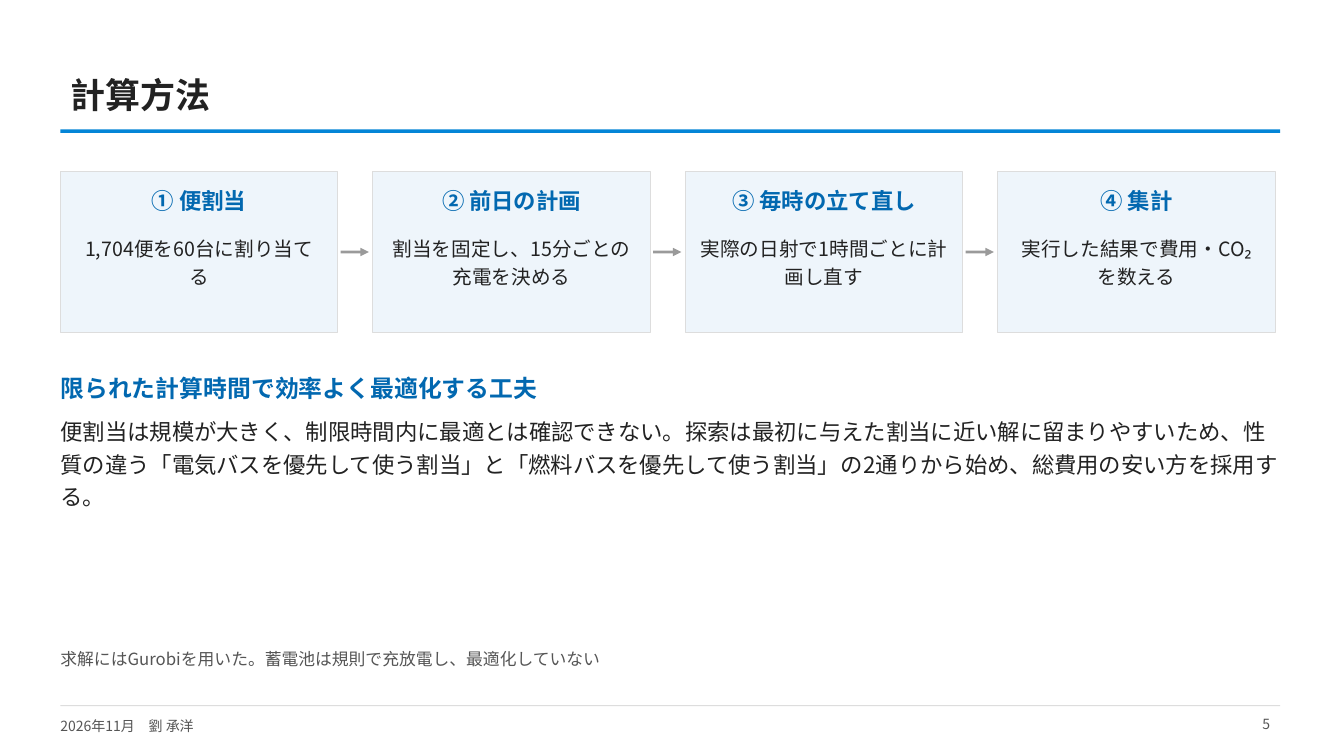
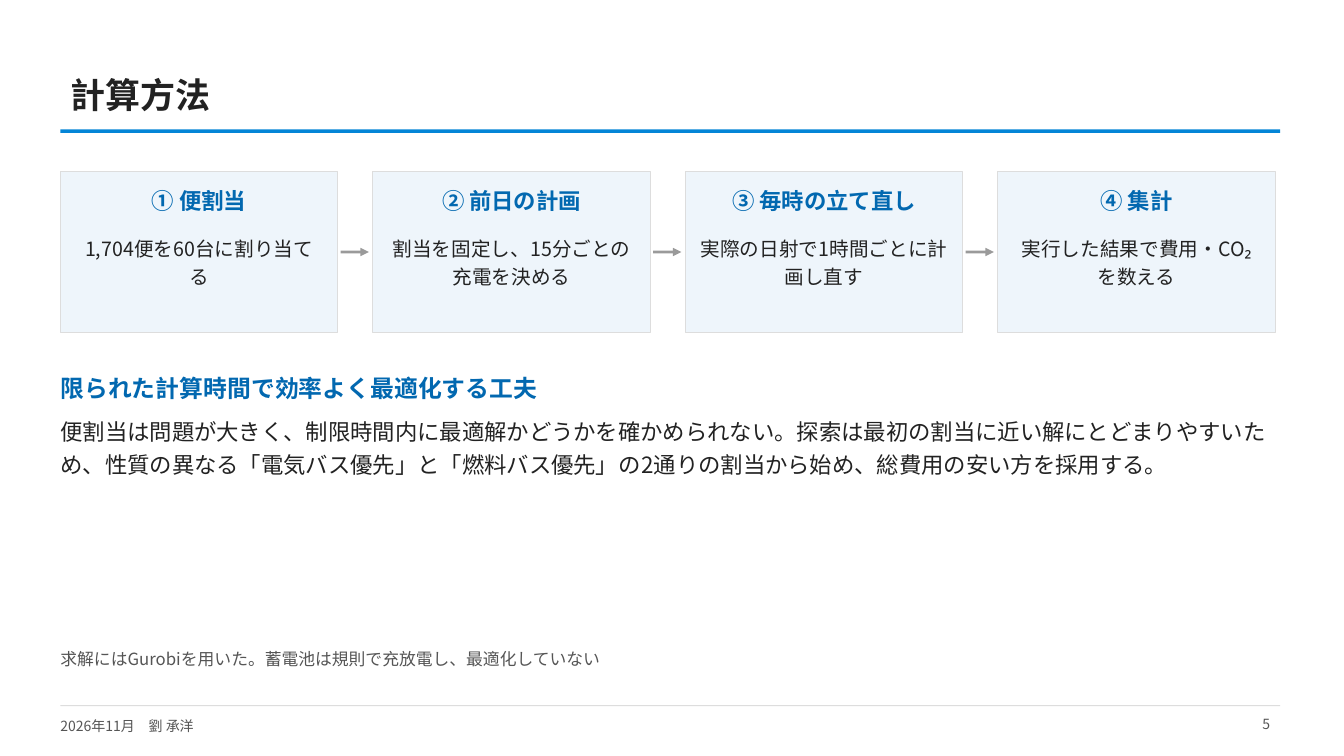
Before and after one commit to CYLIU2003/master-course, a slide deck: slide 5 of outcome/2026-11-16_nishiyama_consult/西山先生へのご相談_最新結果と3本目の柱.pptx. Drawn at 1344x756 pixels with LibreOffice and Linux fonts; fonts in the diff are those of the drawing. Boxes give left, top, right and bottom in pixels: in the first picture for what was removed or moved away, otherwise in the second. Text is boxed around its words. In the diff, an @@ line names an element or a change of style, - is before the commit and + after.

```diff
--- a/outcome/2026-11-16_nishiyama_consult/西山先生へのご相談_最新結果と3本目の柱.pptx
+++ b/outcome/2026-11-16_nishiyama_consult/西山先生へのご相談_最新結果と3本目の柱.pptx
@@ text at (60,421,1265,475): text changed @@
-便割当は規模が大きく、制限時間内に最適とは確認できない。探索は最初に与えた割当に近い解に留まりやすいため、性質の違う「電気バスを優先して使う割当」と「燃料バスを優先して使う割当」の2通りから始め、総費用の安い方を採用する。
+便割当は問題が大きく、制限時間内に最適解かどうかを確かめられない。探索は最初の割当に近い解にとどまりやすいため、性質の異なる「電気バス優先」と「燃料バス優先」の2通りの割当から始め、総費用の安い方を採用する。
```
Also in this commit, not shown: 6 other slides changed, 10 other files.
